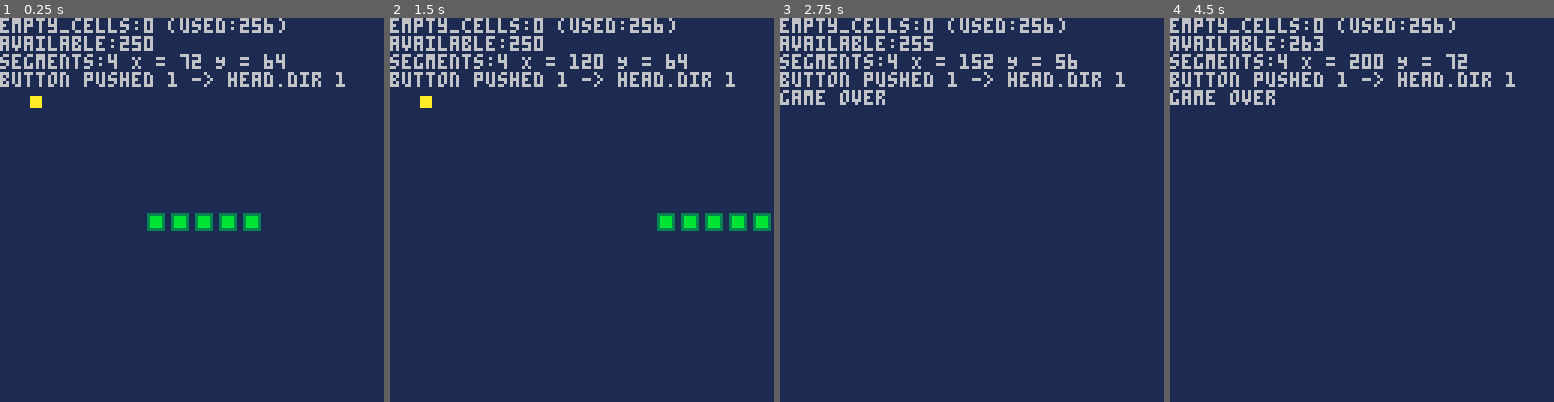
Above: before the commit, frames 1-4 (left to right).
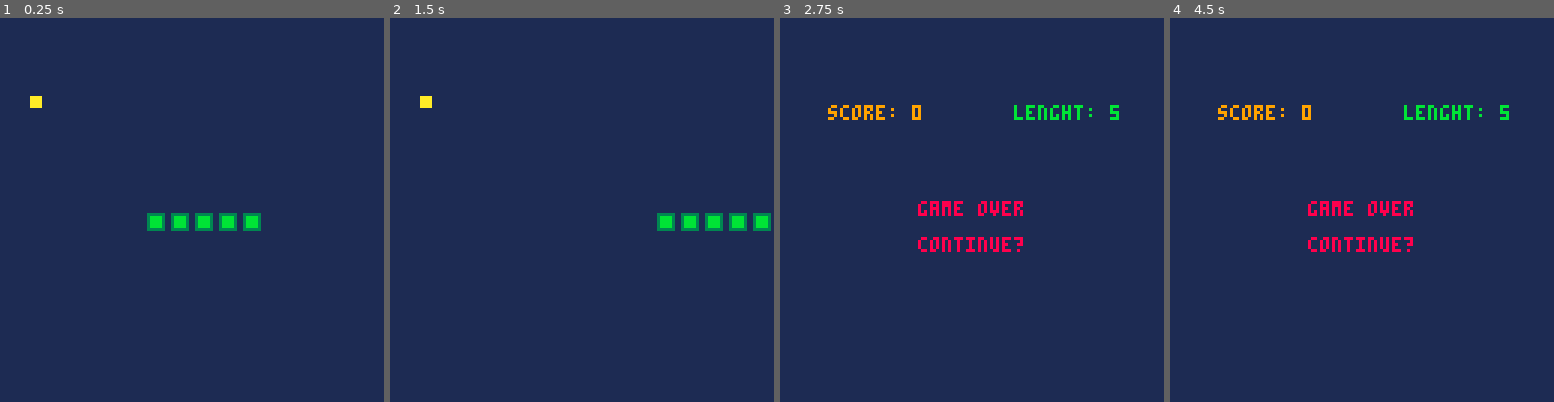
Above: after the commit, the same moments.

Repository: kakardo/Pico-8
Game: PICO-8 cartridge snake.p8
The game is run twice, just before and just after one commit, with the same random seed, the same clock (stepped at 60 frames per second) and the same inputs.
Inputs:
- Up to frame 1 (0.25 s): no input
- Up to frame 2 (1.5 s): tap X (X key) at 0.33, 1.07 s; tap O (Z key) at 0.7 s
- Up to frame 3 (2.75 s): hold Right 1.6-2.1 s; tap O (Z key) at 1.7, 2.1, 2.5 s; tap X (X key) at 1.85 s; hold Up 2.15-2.42 s; hold Right from 2.47 s (still down)
- Up to frame 4 (4.5 s): tap O (Z key) every 0.4 s from 2.9 to 4.1 s; tap X (X key) at 2.97, 4.08 s; release Right at 3.03 s; hold Left 3.08-3.58 s; hold Down 3.63-3.97 s; hold Right from 4.02 s (still down)

The runs differ from the first frame. In frame 1, 4.2% of the frame differs, in the area x 0-90%, y 0-18%; in frame 2, 4.3%; in frame 3, 6.6%, in the area x 0-90%, y 0-61%; in frame 4, 6.6%.

Commit message:
Improved game over screen. Implemented print_centered()

Diff:
--- a/main.lua
+++ b/main.lua
@@ -49,7 +49,7 @@
 
 score = 0
 
-print_tests = true
+print_tests = false
 
 ---------------------------------------------------------------
 --[[ TODO
@@ -91,13 +91,15 @@
 		draw_snake()
 		draw_fruit()
 	else
-		print("game over")
+		print_centered("score: "..score,32,32,9)
+		print_centered("lenght: "..body.segments+1,96,32,11)
+		print_centered("game over",64,64,8)
+		print("\ncontinue?")
 	end
 end
 
 function game_state_checker()
 	debug() -- Not part of ready game
-	--body.segments += 1
 
 	if #body.x != #body.y then
 		print("X and Y total's not the same!")
@@ -119,8 +121,13 @@
 
 		--print("AV-CELLS:"..available_cells[ceil(#available_cells)])
 		--print("available:"..available_cells[flr(rnd(#available_cells))])
-
 	end
 end
 
+function print_centered(str, x, y, color)
+	x_centered = x - #str * 2
+	y_centered = y - 3 --Half string height
+	print(str, x_centered, y_centered, color)
+end
+
 // LAST_LINE_MAIN_LUA
--- a/snake.p8
+++ b/snake.p8
@@ -1,7 +1,8 @@
 pico-8 cartridge // http://www.pico-8.com
 version 42
 __lua__
-// start = 2025-07-08 23:22
+-- start = 2025-07-08 23:22
+
 #include main.lua
 #include cells.lua
 #include snake.lua
Not shown, changed: 129 lines of the sprite sheet (__gfx__) section of snake.p8
Not shown, changed: the thumbnail (__label__) section of snake.p8
